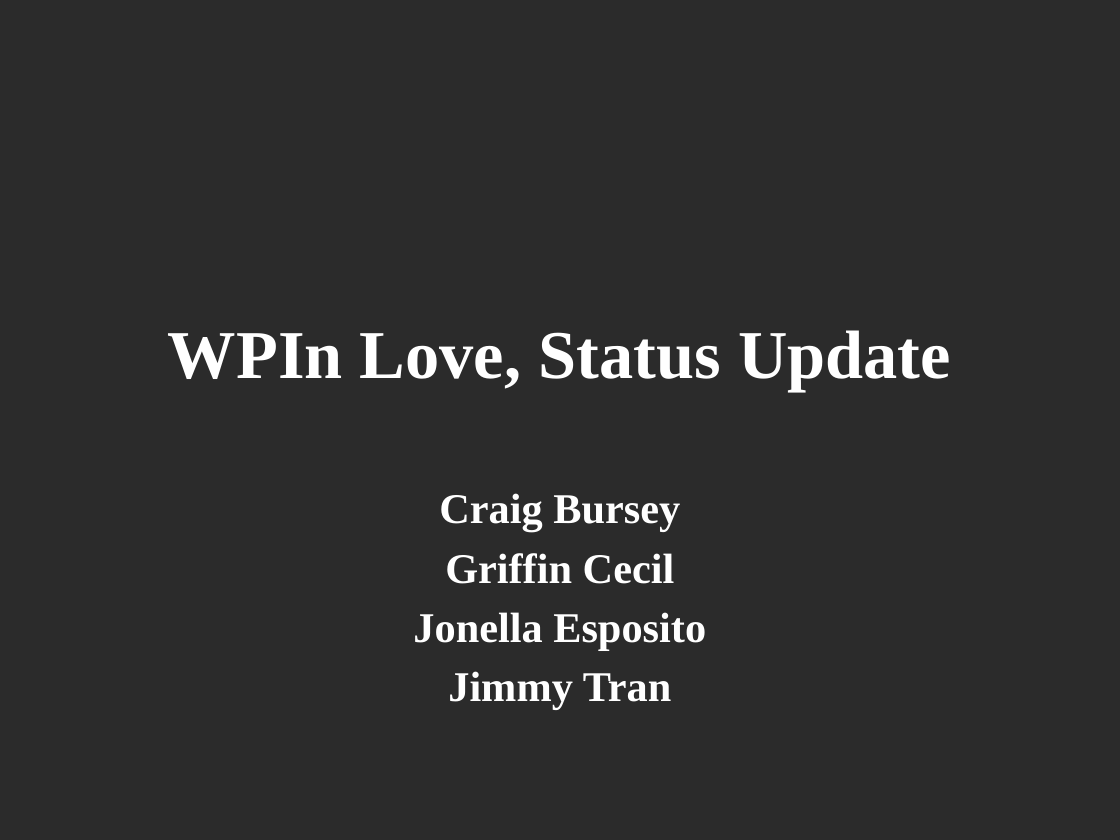
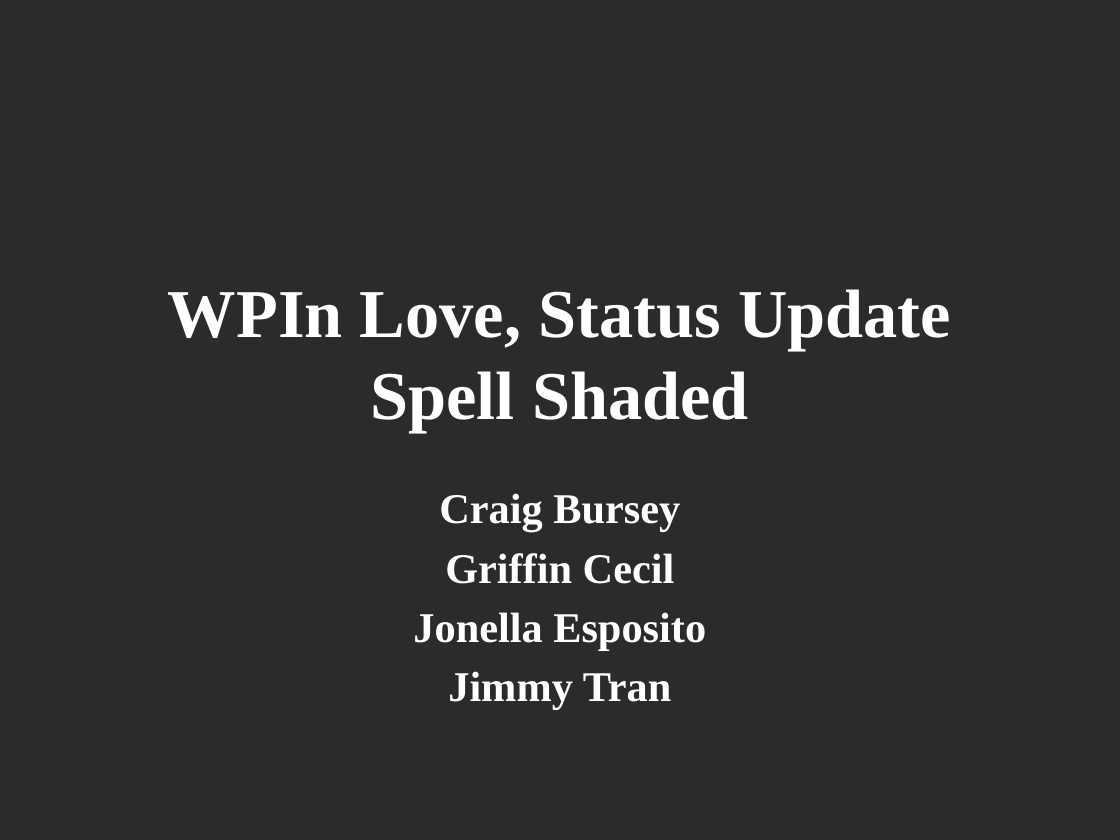
Before and after one commit to Jeemie/Ayee, a slide deck: slide 1 of WPIn Love, Status Update.pptx. Drawn at 1120x840 pixels with LibreOffice and Linux fonts; fonts in the diff are those of the drawing; background and template pictures are left out; a plain dark background stands for a picture behind light text. Boxes give left, top, right and bottom in pixels: in the first picture for what was removed or moved away, otherwise in the second. Text is boxed around its words. In the diff, an @@ line names an element or a change of style, - is before the commit and + after.

```diff
--- a/WPIn Love, Status Update.pptx
+++ b/WPIn Love, Status Update.pptx
@@ title at box(168, 289, 951, 432): text changed @@
-WPIn Love, Status Update
+WPIn Love, Status Update
+Spell Shaded
```
Also in this commit, not shown: 2 other slides changed.
